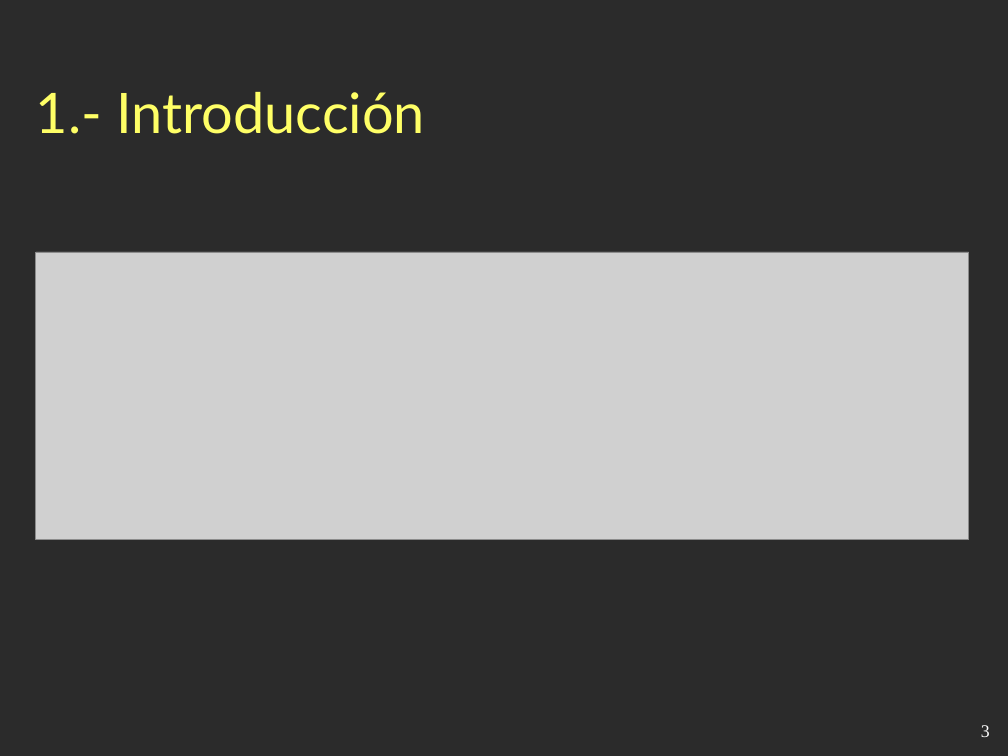
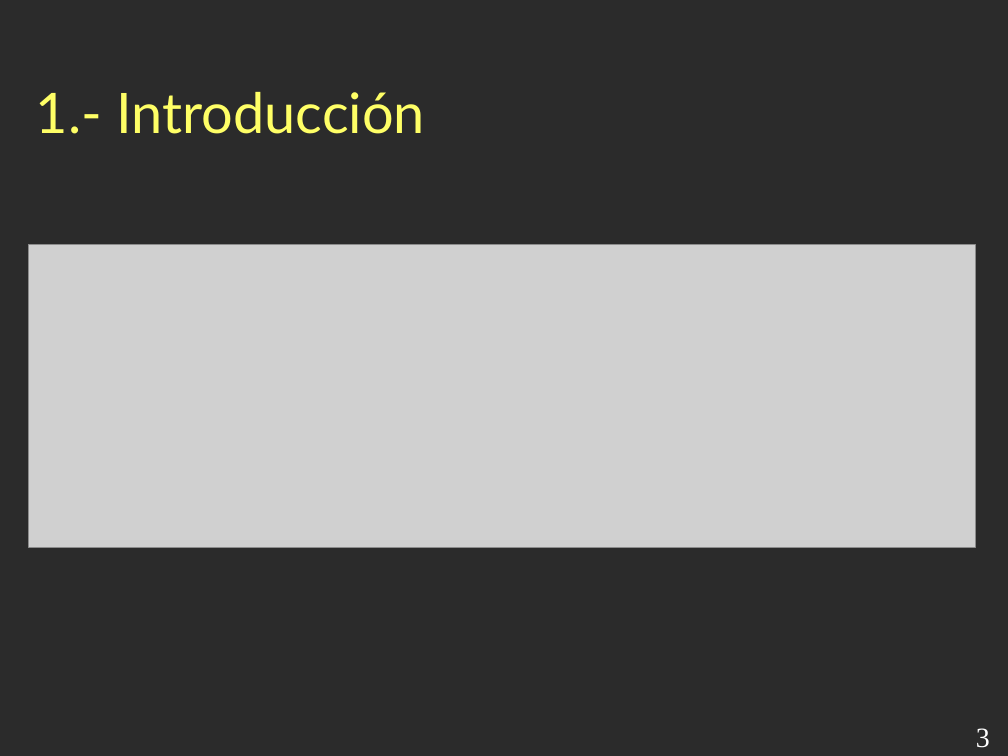
Before and after one commit to esbaixauli/proyecto-ii-ubu, a slide deck: slide 3 of trunk/Documentación/Presentación.odp. Drawn at 1008x756 pixels with LibreOffice and Linux fonts; fonts in the diff are those of the drawing; grey boxes stand for pictures; background and template pictures are left out; a plain dark background stands for a picture behind light text. Boxes give left, top, right and bottom in pixels: in the first picture for what was removed or moved away, otherwise in the second. Text is boxed around its words. In the diff, an @@ line names an element or a change of style, - is before the commit and + after.

```diff
--- a/trunk/Documentación/Presentación.odp
+++ b/trunk/Documentación/Presentación.odp
@@ picture: place and size @@
-picture at bbox=[36, 252, 969, 541]
+picture at bbox=[28, 245, 976, 548]
@@ page number at bbox=[976, 728, 990, 748]: size 14 to 22 pt @@
```
Also in this commit, not shown: 8 other slides changed, 2 slides added.
